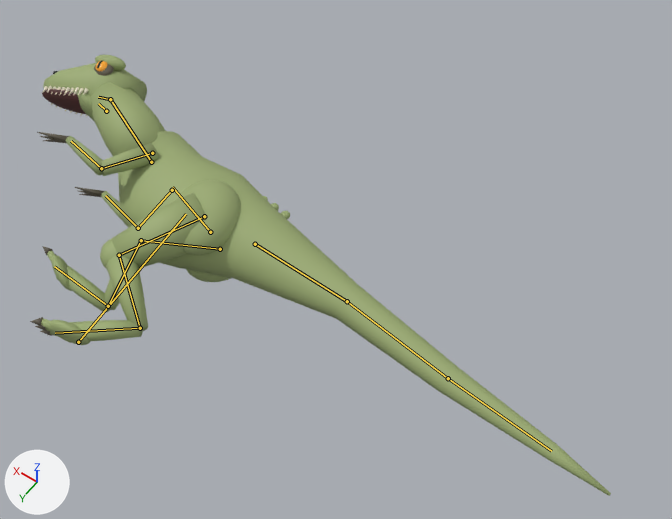
Renders of the FBX model Assets/Export/Dinosaurs/Prey_Death.fbx from each side of a commit.
The view is the same before and after, from a 50 mm lens placed at (-2.6, 1.67, 4.04), pointed at (-0.86, -0.76, 0.21). The axes (+X, +Y, +Z) are drawn at lower left. The lights are the same throughout. The picture after the commit comes second. Both versions are drawn at frame 30 of the action 'Scene'; the numbers are the values there. The bones that change, and the others that lie on the model, are drawn over the model as lines.

Names of what the first picture shows: 'SK_Prey'.
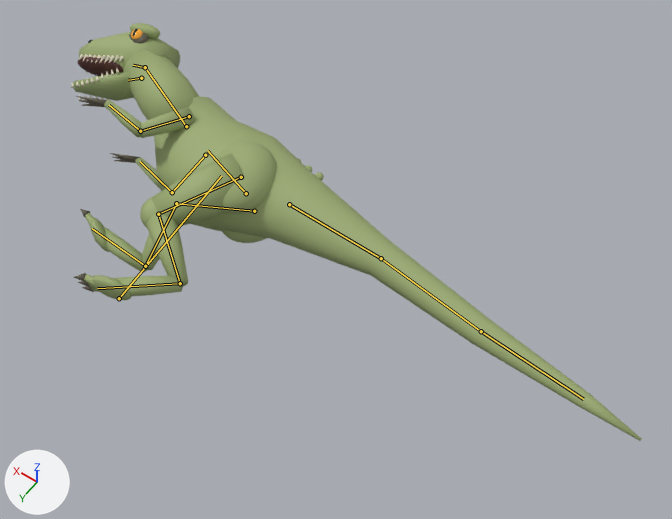
Edits to the bpy script that builds the scene:
```text
Change bone_root:
    where bone_root = bpy.data.objects['Rig_Prey'].pose.bones['root']
    bone_root.location: (0.0, 0.0, -45.0) -> (0.0, 5.0, 0.0)
Change bone_jaw:
    where bone_jaw = bpy.data.objects['Rig_Prey'].pose.bones['jaw']  # child of 'head'
    bone_jaw.rotation_quaternion: (0.976, 0.216, 0.0, 0.0) -> (0.976, -0.216, 0.0, 0.0)  # degrees (25, 0, 0) -> degrees (-25, 0, 0)
```

Changed parts and their boxes (x1, y1, x2, y2) in the pictures (672 x 519 px):
'SK_Prey', posed: before (30, 55, 611, 496); after (71, 23, 642, 441)
bone 'root', root to tip: before (78, 342) to (186, 214); after (119, 298) to (221, 176)
bone 'jaw', root to tip: before (106, 111) to (98, 103); after (141, 78) to (128, 80)
